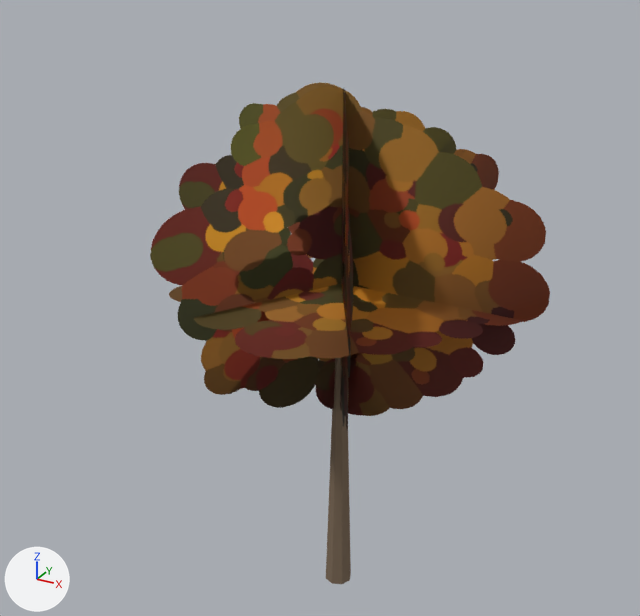
An edit to the glTF model content/props/tree/broadleaf_m_autumn.glb, drawn before and after from the same camera.
The view is the same before and after, from a 50 mm lens placed at (6.44, -12.47, 11.95), pointed at (-0.53, 0.2, 5.61). Arrows for +X, +Y and +Z are at lower left; the lights stay in place. The older version comes first. Vertices at exactly the same position are counted once.

Objects in the first picture: 'broadleaf_m_autumn'.
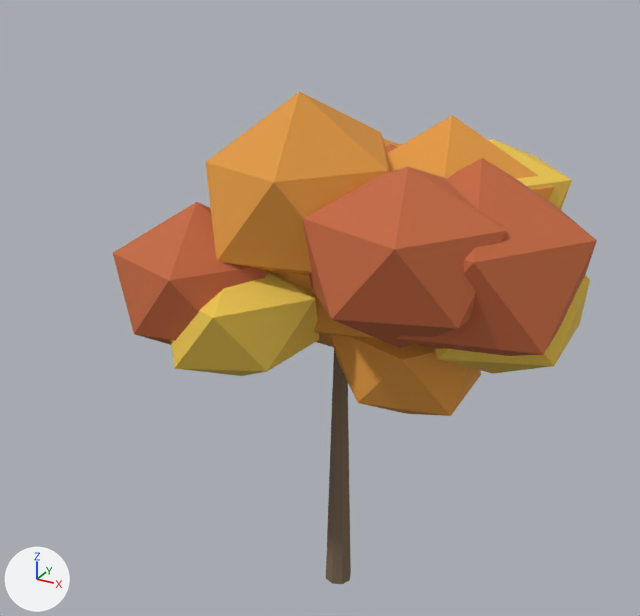
Patch to the scene script:
```diff
--- a/content/props/tree/broadleaf_m_autumn.glb.py
+++ b/content/props/tree/broadleaf_m_autumn.glb.py
@@ mat_tree_autumn_b @@
+mat_tree_autumn_b = principled_material('tree_autumn_b')
+mat_tree_autumn_b.base_color = (0.85, 0.58, 0.08)  # yellow #edc850
+mat_tree_autumn_b.roughness = 0.9
@@ mat_tree_autumn_a @@
+mat_tree_autumn_a = principled_material('tree_autumn_a')
+mat_tree_autumn_a.base_color = (0.75, 0.32, 0.05)  # orange #e1993f
+mat_tree_autumn_a.roughness = 0.9
@@ mat_tree_autumn_c @@
+mat_tree_autumn_c = principled_material('tree_autumn_c')
+mat_tree_autumn_c.base_color = (0.55, 0.14, 0.05)  # orange #c4693f
+mat_tree_autumn_c.roughness = 0.9
@@ me_broadleaf_m_autumn @@
 # used by ob_broadleaf_m_autumn; location = (0.0, 0.0, 0.0)
-me_broadleaf_m_autumn.from_pydata(...)  # 32 vertices, 30 faces; spans x -4.0..4.0, y -3.6..3.6, z 0.0..10.0
+me_broadleaf_m_autumn.from_pydata(...)  # 220 vertices, 358 faces; spans x -3.13..4.16, y -3.05..4.05, z 0.0..9.55
+# me_broadleaf_m_autumn part 1
+# 16 vertices are removed from x -4.0..4.0, y -3.6..3.6, z 3.2..10.0
+# 8 faces are deleted
+# 8 vertices move from x -0.09..0.09, y -0.09..0.09, z 5.7 to x -0.1..0.1, y -0.1..0.1, z 5.7
+# 204 vertices are added at x -3.13..4.16, y -3.05..4.05, z 3.3..9.55
+# 16 new faces join them, mat_tree_bark (brown #7c6955)
+# 120 new faces join them, mat_tree_autumn_a (orange #e1993f)
+# 100 new faces join them, mat_tree_autumn_b (yellow #edc850)
+# 100 new faces join them, mat_tree_autumn_c (orange #c4693f)
 me_broadleaf_m_autumn.materials.append(mat_tree_bark)
-me_broadleaf_m_autumn.materials.append(mat_tree_foliage_round_autumn)
+me_broadleaf_m_autumn.materials.append(mat_tree_autumn_a)  # orange #e1993f
+me_broadleaf_m_autumn.materials.append(mat_tree_autumn_b)  # yellow #edc850
+me_broadleaf_m_autumn.materials.append(mat_tree_autumn_c)  # orange #c4693f
```

Changed parts and their boxes [x1, y1, x2, y2] in the pictures (640 x 616 px):
'broadleaf_m_autumn', reshaped: before [150, 82, 550, 584]; after [113, 92, 597, 584]
